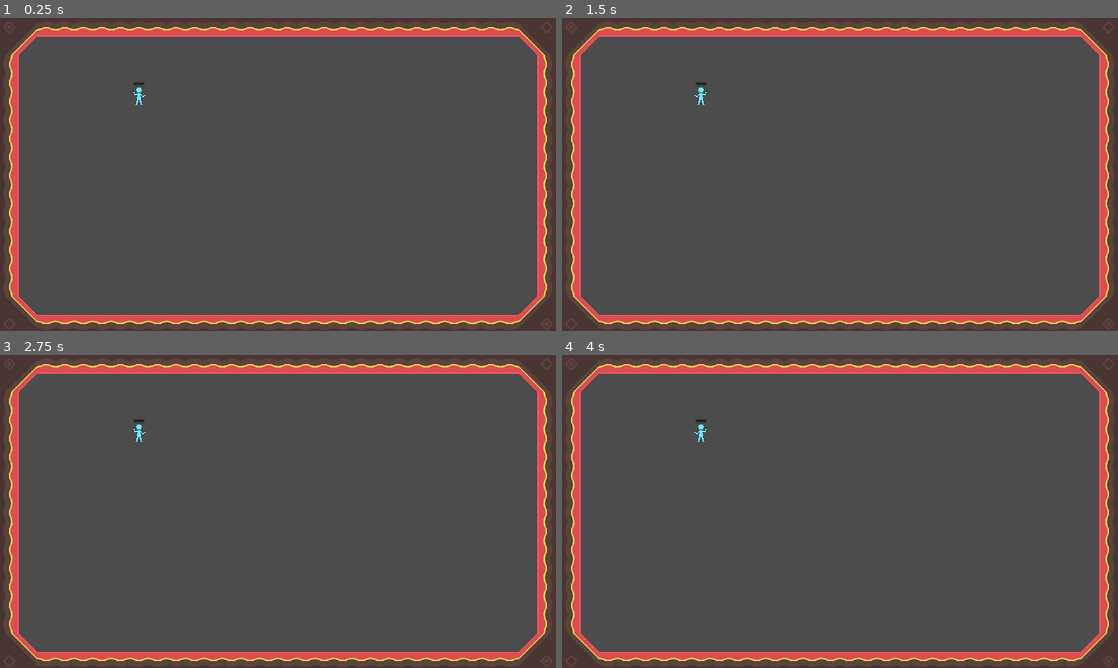
Above: before the commit, frames 1-4 (two rows, left to right).
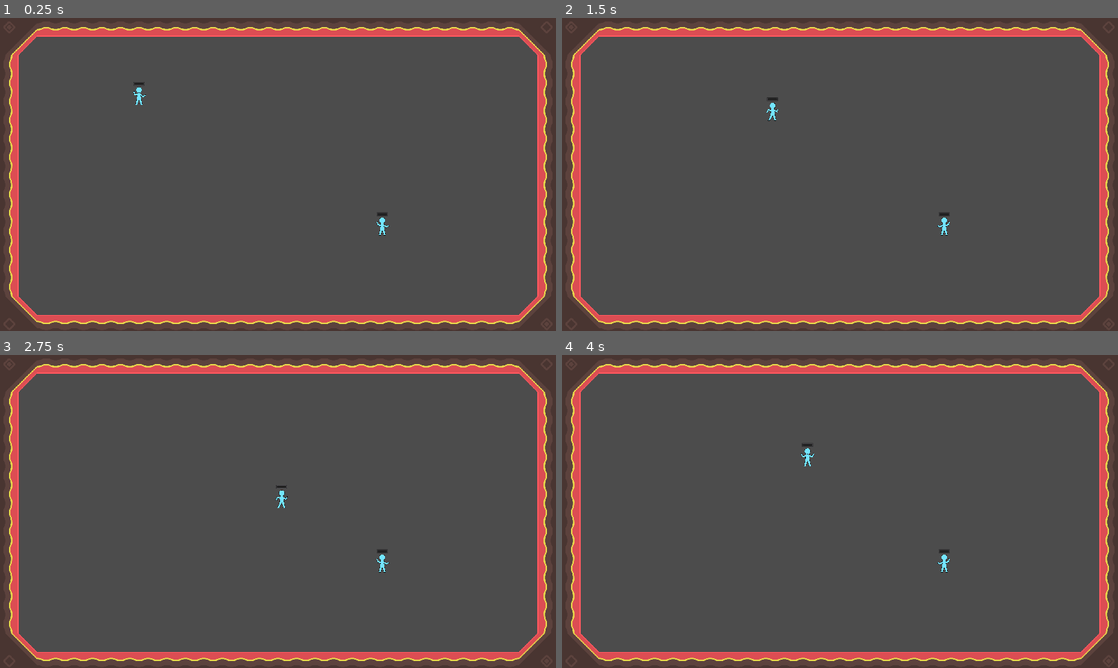
Above: after the commit, the same moments.

Repository: Reituag/DiscoBowl
Game: Godot game, scene res://Sources/Main.tscn
The game is run twice, just before and just after one commit, with the same random seed, the same clock (stepped at 60 frames per second) and the same inputs.
Inputs (mouse positions are in pixels of both pictures, inside the frame that each line leads up to):
- Up to frame 1 (0.25 s): no input
- Up to frame 2 (1.5 s): move the mouse to (962, 158) at 0.52 s; hold Right (move_right_kb, bound only after the commit) 0.53-1.28 s; tap Z at 0.6 s; tap Q at 0.8, 1.35 s; move the mouse to (728, 190) at 1.27 s; hold Down (move_down_kb, bound only after the commit) from 1.28 s (still down)
- Up to frame 3 (2.75 s): tap Z at 1.55, 2.1 s; move the mouse to (333, 442) at 2.02 s; release Down (move_down_kb, bound only after the commit) at 2.03 s; hold Right (move_right_kb, bound only after the commit) from 2.03 s (still down); tap Q at 2.3 s
- Up to frame 4 (4 s): move the mouse to (812, 574) at 2.77 s; release Right (move_right_kb, bound only after the commit) at 2.78 s; hold Up (move_up_kb, bound only after the commit) 2.78-3.53 s; tap Q at 2.85, 3.8 s; tap Z at 3.05, 3.6 s; move the mouse to (1006, 558) at 3.52 s; hold Left (move_left_kb, bound only after the commit) from 3.53 s (still down)

The runs differ from the first frame. In frame 1, less than 0.1% of the frame differs, in the area x 67-70%, y 62-70%; in frame 2, 0.2%; in frame 3, 0.2%; in frame 4, 0.2%, in the area x 23-70%, y 20-70%.

Commit message:
Keyboard Controller addition
Addition of a keyboard controller, configurable in azerty or qwerty
Addition of a second character :
> One is controlled by the keyboard
> The other is controlled with the joypad

Diff:
--- a/Project/Sources/Character/Character.gd
+++ b/Project/Sources/Character/Character.gd
@@ -15,7 +15,8 @@
 var current_life
 
 # Movement controller dedicated to this character's movement
-var myController = preload("res://Sources/Character/JoypadCharacterController.tscn")
+var myController = preload("res://Sources/Character/JoypadCharacterController.tscn") \
+					setget set_myController
 
 signal die
 
@@ -28,8 +29,11 @@
 	$LifeBar.value = current_life
 	# Temporary controller configuration. This should be handled by a higher
 	# level instance as world or main
-	myController = myController.instance()
-	myController.config(0)
+#	myController = myController.instance()
+#	myController.config(0)
+
+func set_myController(ctrl):
+	myController = ctrl
 	add_child(myController)
 
 func start(pos):
--- /dev/null
+++ b/Project/Sources/Character/KeyboardCharacterController.gd
@@ -0,0 +1,76 @@
+extends Node
+# This class allows to auto-define character controls with the keyboard and mouse
+class_name KeyboardCharacterController
+
+# Actions handling. This function should be called in _physic_process in the
+#  controlled character
+# Returns a normalized vector
+func get_input() -> Vector2:
+	var velocity = Vector2()
+	if Input.is_action_pressed("move_right_kb"):
+		velocity.x += 1
+	if Input.is_action_pressed("move_left_kb" ):
+		velocity.x -= 1
+	if Input.is_action_pressed("move_down_kb" ):
+		velocity.y += 1
+	if Input.is_action_pressed("move_up_kb"   ):
+		velocity.y -= 1
+	return velocity.normalized()
+
+# Actions and events configuration
+func config(kb_type = 'azerty'):
+	var keymap = {	'arrows'	: [KEY_UP, KEY_LEFT, KEY_DOWN, KEY_RIGHT],
+					'azerty'	: [KEY_Z , KEY_Q   , KEY_S   , KEY_D    ],
+					'qwerty'	: [KEY_W , KEY_A   , KEY_S   , KEY_D    ]}
+
+	##############################
+	# move up : arrows & letters #
+	##############################
+	InputMap.add_action("move_up_kb")
+	# arrows
+	var mv_up_arrow = InputEventKey.new()
+	mv_up_arrow.scancode = keymap['arrows'][0]
+	InputMap.action_add_event("move_up_kb", mv_up_arrow)
+	# letters
+	var mv_up_letter = InputEventKey.new()
+	mv_up_letter.scancode = keymap[kb_type][0]
+	InputMap.action_add_event("move_up_kb", mv_up_letter)
+
+	################################
+	# move left : arrows & letters #
+	################################
+	InputMap.add_action("move_left_kb")
+	# arrows
+	var mv_left_arrow = InputEventKey.new()
+	mv_left_arrow.scancode = keymap['arrows'][1]
+	InputMap.action_add_event("move_left_kb", mv_left_arrow)
+	# letters
+	var mv_left_letter = InputEventKey.new()
+	mv_left_letter.scancode = keymap[kb_type][1]
+	InputMap.action_add_event("move_left_kb", mv_left_letter)
+
+	################################
+	# move down : arrows & letters #
+	################################
+	InputMap.add_action("move_down_kb")
+	# arrows
+	var mv_down_arrow = InputEventKey.new()
+	mv_down_arrow.scancode = keymap['arrows'][2]
+	InputMap.action_add_event("move_down_kb", mv_down_arrow)
+	# letters
+	var mv_down_letter = InputEventKey.new()
+	mv_down_letter.scancode = keymap[kb_type][2]
+	InputMap.action_add_event("move_down_kb", mv_down_letter)
+
+	#################################
+	# move right : arrows & letters #
+	#################################
+	InputMap.add_action("move_right_kb")
+	# arrows
+	var mv_right_arrow = InputEventKey.new()
+	mv_right_arrow.scancode = keymap['arrows'][3]
+	InputMap.action_add_event("move_right_kb", mv_right_arrow)
+	# letters
+	var mv_right_letter = InputEventKey.new()
+	mv_right_letter.scancode = keymap[kb_type][3]
+	InputMap.action_add_event("move_right_kb", mv_right_letter)
--- /dev/null
+++ b/Project/Sources/Character/KeyboardCharacterController.tscn
@@ -0,0 +1,6 @@
+[gd_scene load_steps=2 format=2]
+
+[ext_resource path="res://Sources/Character/KeyboardCharacterController.gd" type="Script" id=1]
+
+[node name="KeyboardCharacterController" type="Node"]
+script = ExtResource( 1 )
--- a/Project/Sources/Main.gd
+++ b/Project/Sources/Main.gd
@@ -11,7 +11,15 @@
 	new_game()
 
 func new_game():
+	var kbCtrler = load("res://Sources/Character/KeyboardCharacterController.tscn").instance()
+	kbCtrler.config('azerty')
+	$Character.myController = kbCtrler
 	$Character.start($StartPosition.position)
+
+	var joyCtrler = load("res://Sources/Character/JoypadCharacterController.tscn").instance()
+	joyCtrler.config(0)
+	$Character2.myController = joyCtrler
+	$Character2.start($StartPosition2.position)
 
 func _process(_delta):
 	if Input.is_action_pressed("ui_cancel"):
--- a/Project/Sources/Main.tscn
+++ b/Project/Sources/Main.tscn
@@ -142,6 +142,9 @@
 [node name="StartPosition" type="Position2D" parent="."]
 position = Vector2( 480, 270 )
 
+[node name="StartPosition2" type="Position2D" parent="."]
+position = Vector2( 1320, 720 )
+
 [node name="Character" parent="." instance=ExtResource( 2 )]
 
 [node name="TileMap" type="TileMap" parent="."]
@@ -152,3 +155,5 @@
 __meta__ = {
 "_edit_lock_": true
 }
+
+[node name="Character2" parent="." instance=ExtResource( 2 )]
--- a/Project/project.godot
+++ b/Project/project.godot
@@ -18,10 +18,16 @@
 "class": "JoypadCharacterController",
 "language": "GDScript",
 "path": "res://Sources/Character/JoypadCharacterController.gd"
+}, {
+"base": "Node",
+"class": "KeyboardCharacterController",
+"language": "GDScript",
+"path": "res://Sources/Character/KeyboardCharacterController.gd"
 } ]
 _global_script_class_icons={
 "Disk": "",
-"JoypadCharacterController": ""
+"JoypadCharacterController": "",
+"KeyboardCharacterController": ""
 }
 
 [application]
